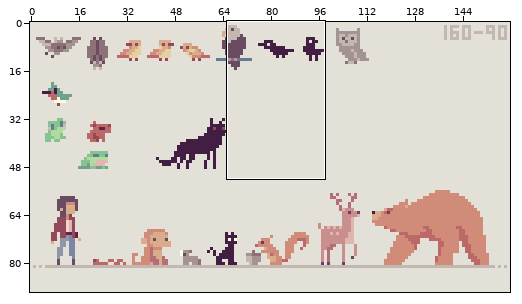
File history of a pixel-art file, assets/environment/backgrounds/160-90.aseprite. Above: a wide view before the commit, with the close-up outlined.
Close-up. Old version:
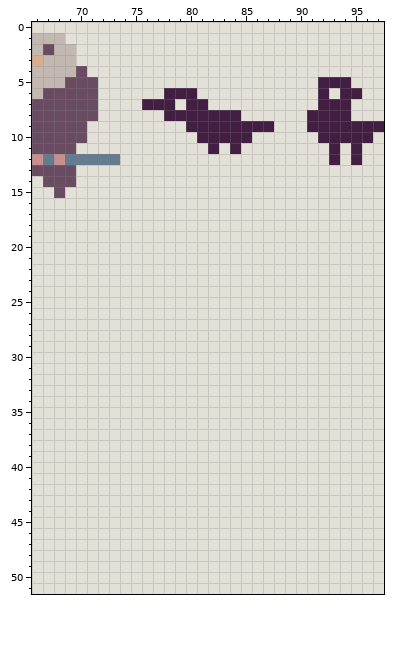
160x90 pixels, 1 frame. Shown: x 66..97, y 0..51. The commit also changed other parts of the picture, which this record leaves out.
Now the later version:
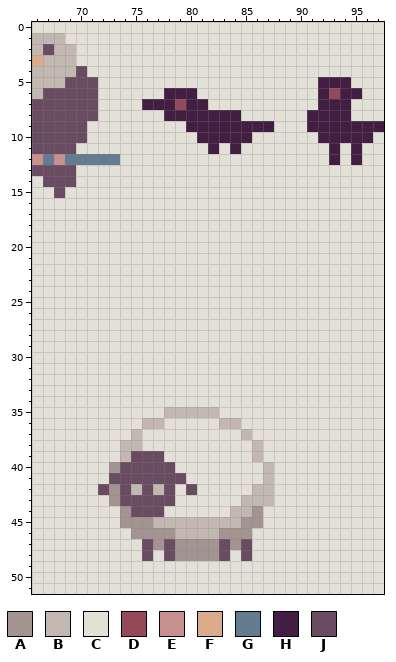
Palette (. is transparent): A #a39391  B #c3b8b1  C #e3e0d7  D #96485b  E #c98f8f  F #dbac8c  G #637c8f  H #421e42  J #6a4c62
Diff:
Layer "animals-1":
y 6: x 93 C -> D
y 7: x 79 C -> D
y 35: x 78..82 CCCCC -> BBBBB
y 36: x 76..77 CC -> BB; x 83..84 CC -> BB
y 37: x 75 C -> B; x 85 C -> B
y 38: x 74..75 CC -> BB; x 86 C -> B
y 39: x 74..77 CCCC -> BJJJ; x 86 C -> B
y 40: x 73..78 CCCCCC -> AJJJJJ; x 87 C -> B
y 41: x 73..79 CCCCCCC -> JJJJJJJ; x 87 C -> B
y 42: x 72..78 CCCCCCC -> JAJBJBJ; x 80 C -> J; x 86..87 CC -> BB
y 43: x 73..78 CCCCCC -> AJJJJJ; x 85..87 CCC -> BBB
y 44: x 74..77 CCCC -> AJJJ; x 84..86 CCC -> BBA
y 45: x 74..86 CCCCCCCCCCCCC -> AAABBBBBBBBAA
y 46: x 75..85 CCCCCCCCCCC -> AAAABBBBAAA
y 47: x 76..85 CCCCCCCCCC -> JAJAAAAJAJ
y 48: x 76 C -> J; x 78..83 CCCCCC -> JAAAAJ; x 85 C -> J
Where, in picture pixels (left, top, right, bottom), the same in both close-ups:
changed: (329, 88, 340, 99)
changed: (175, 99, 186, 110)
changed: (98, 407, 274, 561)
